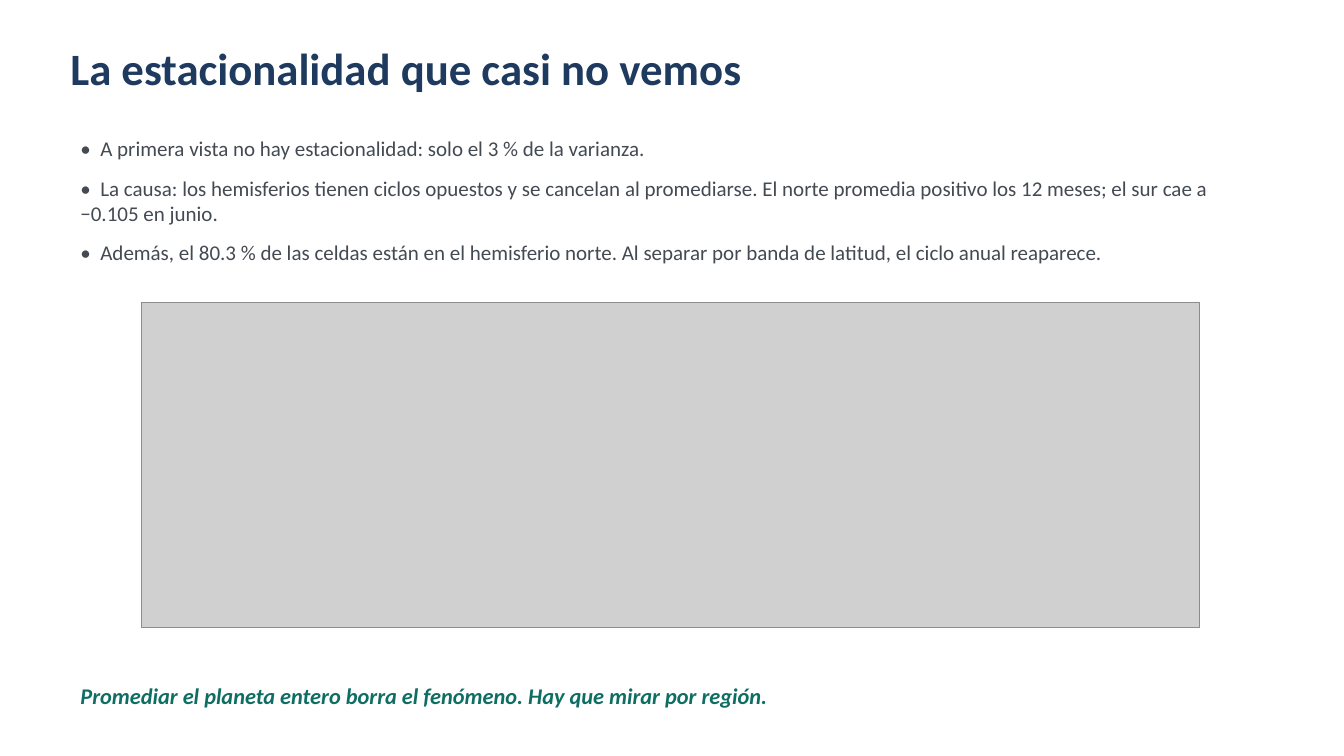
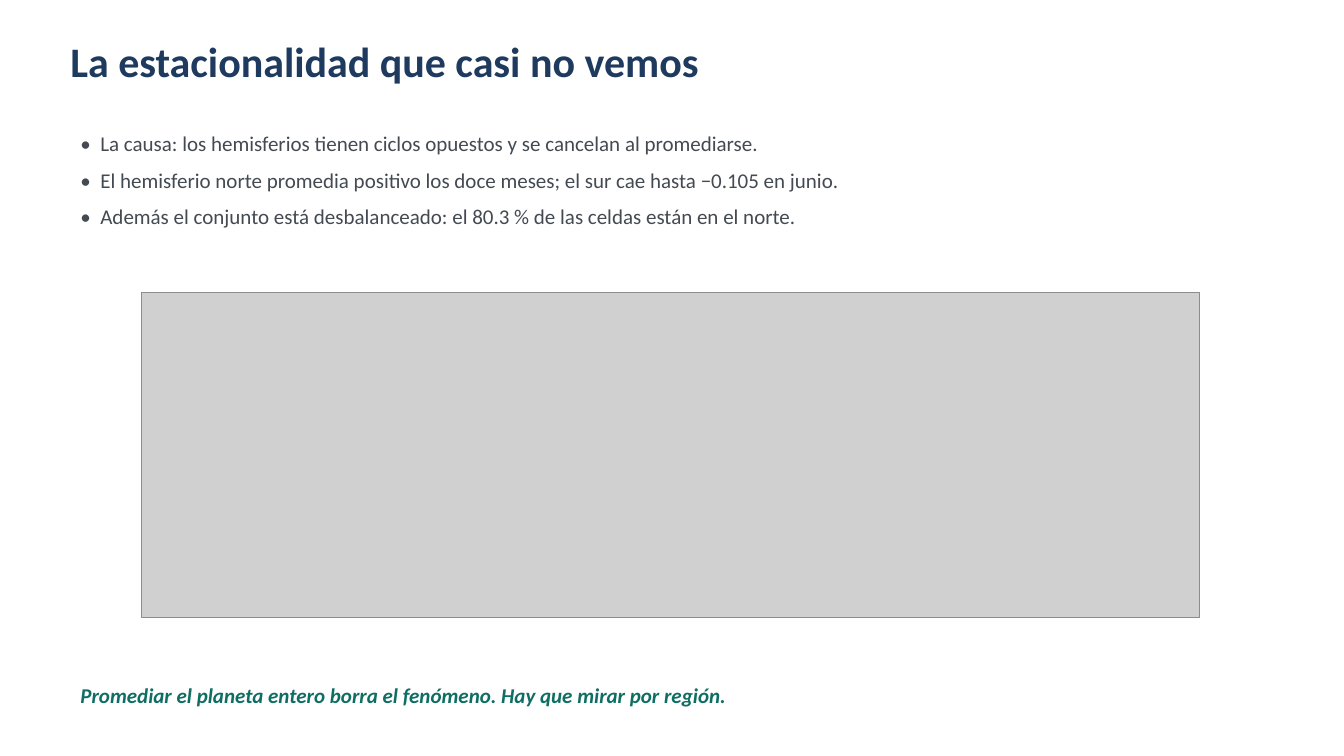
Before and after one commit to Javiervalladares1/Proyecto2Datos, a slide deck: slide 11 of docs/Proyecto2_Presentacion.pptx (slide 7 before the commit). Drawn at 1344x756 pixels with LibreOffice and Linux fonts; fonts in the diff are those of the drawing; grey boxes stand for pictures. Boxes give left, top, right and bottom in pixels: in the first picture for what was removed or moved away, otherwise in the second. Text is boxed around its words. In the diff, an @@ line names an element or a change of style, - is before the commit and + after.

```diff
--- a/docs/Proyecto2_Presentacion.pptx
+++ b/docs/Proyecto2_Presentacion.pptx
@@ text "La estacionalidad que casi no ..." at <box>70,47,699,84</box>: size 32 to 30 pt @@
@@ text at <box>100,136,838,228</box>: text changed @@
-• A primera vista no hay estacionalidad: solo el 3 % de la varianza.
-• La causa: los hemisferios tienen ciclos opuestos y se cancelan al promediarse. El norte promedia positivo los 12 meses; el sur cae a −0.105 en junio.
-• Además, el 80.3 % de las celdas están en el hemisferio norte. Al separar por banda de latitud, el ciclo anual reaparece.
+• La causa: los hemisferios tienen ciclos opuestos y se cancelan al promediarse.
+• El hemisferio norte promedia positivo los doce meses; el sur cae hasta −0.105 en junio.
+• Además el conjunto está desbalanceado: el 80.3 % de las celdas están en el norte.
@@ picture: place and size @@
-picture at <box>141,302,1200,627</box>
+picture at <box>141,292,1200,617</box>
@@ text "Promediar el planeta entero borra ..." at <box>80,688,726,707</box>: size 16 to 15 pt @@
```
Also in this commit, not shown: 8 other slides changed, 6 slides added.
